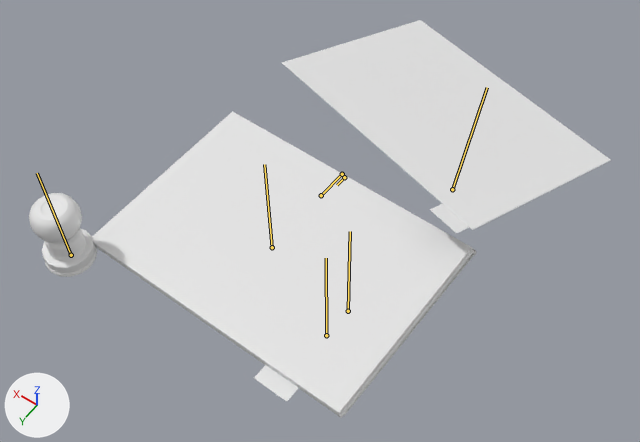
What one commit did to the FBX model The Outer Frame/Assets/Models/dossier-model.fbx.
Both versions are drawn from a camera (50 mm lens) standing at (-0.25, 0.292, 0.522) and looking at (-0.011, -0.042, -0.003). Every picture has the same lights, and +X, +Y and +Z are marked at lower left. Both versions are drawn at frame 12 of the action 'dossier armature|showBriefing'; the numbers are the values there. The bones that bend it are drawn over the model as lines.

Objects in the first picture: 'dossier', 'dossier actionplan', 'dossier actionplanstack', 'dossier briefing', 'stamp'.
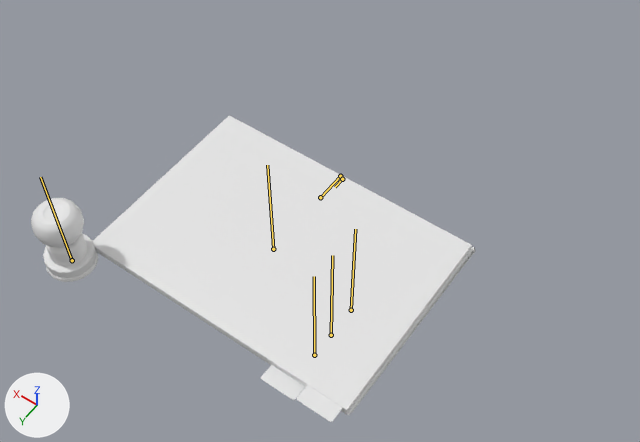
What differs and where, as boxes [x1, y1, x2, y2] in the pictures (640 x 442 px):
'dossier briefing', posed (15% wider, 44% taller): before [282, 20, 611, 233]; after [93, 115, 472, 422]
'dossier actionplan', posed: before [92, 111, 472, 413]; after [95, 247, 470, 411]
'stamp', posed: before [29, 193, 97, 277]; after [31, 198, 98, 282]
'dossier actionplanstack', posed: before [94, 243, 472, 416]; after [95, 246, 472, 414]
'dossier', posed: before [96, 247, 477, 418]; after [97, 246, 475, 416]
bone 'BASE', root to tip: before (272, 247) to (264, 164); after (273, 249) to (267, 165)
bone 'briefing', root to tip: before (452, 189) to (487, 87); after (314, 355) to (314, 276)

The change in detail:
Bone 'BASE' (bone_base) moves from (0.0001, 0.0035, -0.0013) to (0.0, 0.0, 0.0).
Bone 'BASE' (bone_base) turns from (-1, -2, 0) to (0, 0, 0) degrees about its own x, y and z.
Bone 'briefing' (bone_briefing) moves from (-0.0052, 0.0142, 0.166) to (0.0, 0.0, 0.0).
Bone 'briefing' (bone_briefing) turns from (14, -15, -2) to (0, 0, 0) degrees about its own x, y and z.
